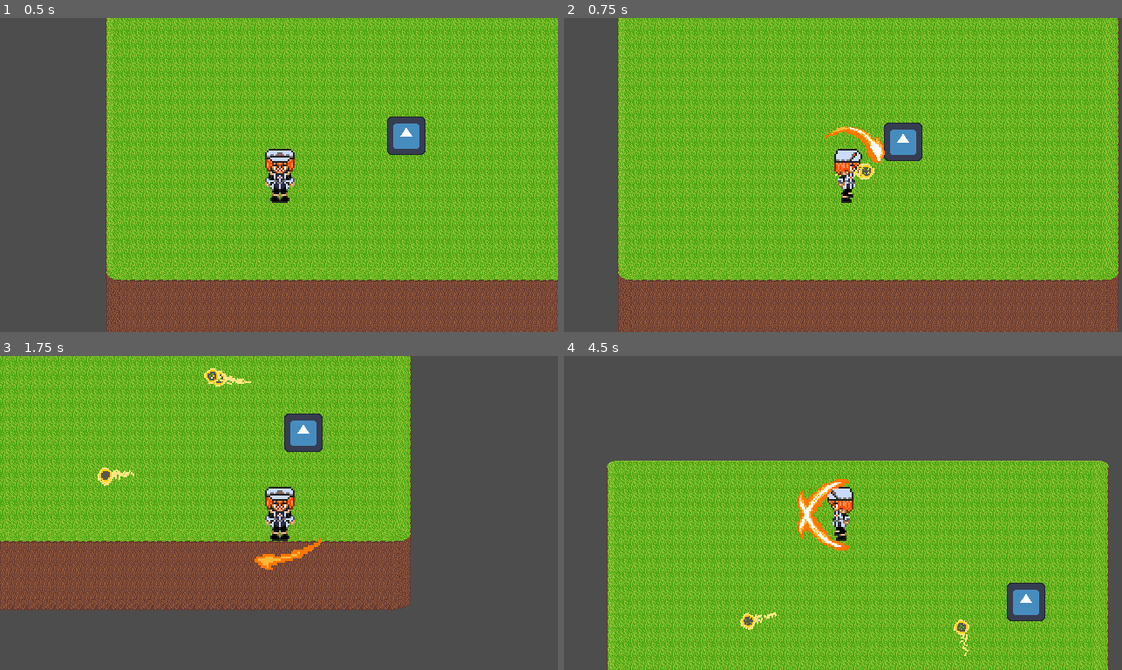
Above: before the commit, frames 1-4 (two rows, left to right).
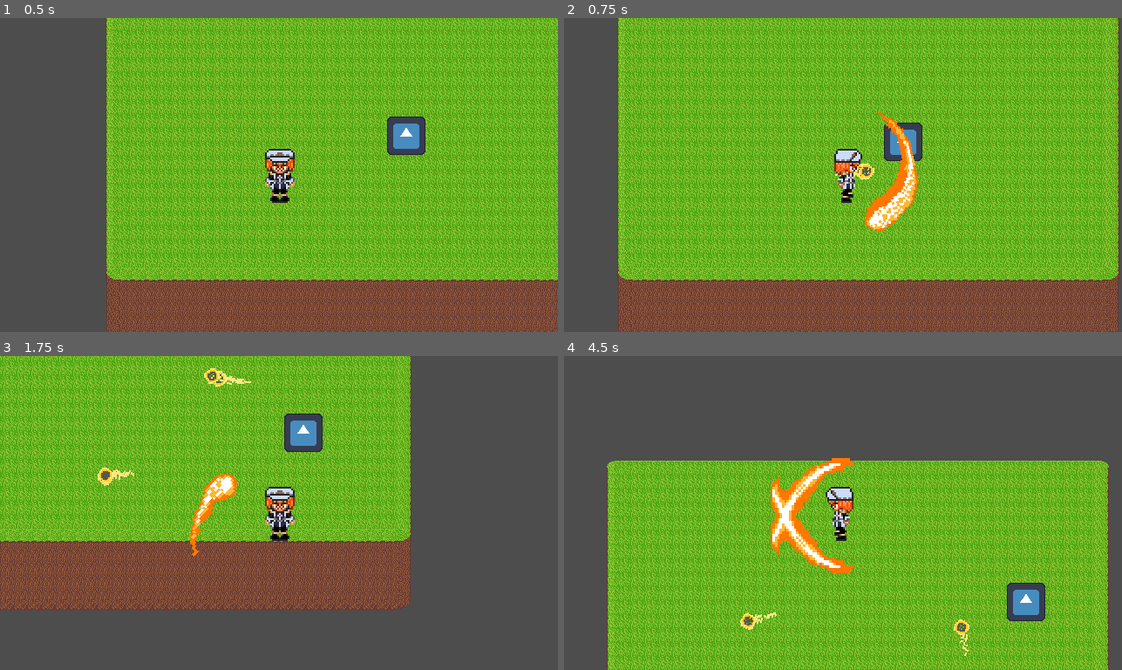
Above: after the commit, the same moments.

Repository: NiroJr/TheHerosFall
Game: Godot game, scene res://Scenes/main.tscn
Two runs of this game, one before a commit and one after it. Both use one fixed random seed, a clock stepped at 60 frames per second and the inputs below. The engine's default icon, where the game draws it, is replaced by a stand-in: a white triangle on a blue panel in a dark square.
Inputs (mouse positions are in pixels of both pictures, inside the frame that each line leads up to):
- Up to frame 1 (0.5 s): no input
- Up to frame 2 (0.75 s): move the mouse to (965, 159) at 0.52 s; hold D (Right) from 0.53 s (still down); tap X (sword_swing) at 0.6 s; click (965, 159) at 0.67 s
- Up to frame 3 (1.75 s): move the mouse to (167, 528) at 1.27 s; release D (Right) at 1.28 s; hold S (Down) from 1.28 s (still down); click (167, 528) at 1.35 s; tap X (sword_swing) at 1.55 s
- Up to frame 4 (4.5 s): move the mouse to (898, 443) at 2.02 s; release S (Down) at 2.03 s; hold D (Right) 2.03-2.78 s; tap X (sword_swing) at 2.1, 2.85, 3.8, 4.35 s; move the mouse to (815, 575) at 2.77 s; hold W (Up) 2.78-3.53 s; click (815, 575) at 2.92 s; move the mouse to (1010, 560) at 3.52 s; hold A (Left) from 3.53 s (still down); click (1010, 560) at 3.6 s; move the mouse to (675, 465) at 4.27 s

Frame 1 is identical in both runs. In frame 2, 1.8% of the frame differs, in the area x 46-64%, y 29-69%; in frame 3, 1.0%; in frame 4, 2.7%, in the area x 37-53%, y 32-70%.

Commit message:
Edited Attack animation

Diff:
--- a/Scenes/player.tscn
+++ b/Scenes/player.tscn
@@ -83,12 +83,33 @@
 }, {
 "duration": 1.0,
 "texture": ExtResource("10_wpjfl")
+}, {
+"duration": 1.0,
+"texture": ExtResource("11_bi64h")
+}, {
+"duration": 1.0,
+"texture": ExtResource("12_2ijsl")
+}, {
+"duration": 1.0,
+"texture": ExtResource("13_p1odr")
 }],
 "loop": 0,
 "name": &"Combo1",
-"speed": 10.0
-}, {
-"frames": [{
+"speed": 24.0
+}, {
+"frames": [{
+"duration": 1.0,
+"texture": ExtResource("7_fs7ks")
+}, {
+"duration": 1.0,
+"texture": ExtResource("8_l6n3p")
+}, {
+"duration": 1.0,
+"texture": ExtResource("9_olqyp")
+}, {
+"duration": 1.0,
+"texture": ExtResource("10_wpjfl")
+}, {
 "duration": 1.0,
 "texture": ExtResource("11_bi64h")
 }, {
@@ -100,7 +121,7 @@
 }],
 "loop": 0,
 "name": &"Combo2",
-"speed": 9.0
+"speed": 24.0
 }, {
 "frames": [{
 "duration": 1.0,
@@ -133,6 +154,7 @@
 motion_mode = 1
 script = ExtResource("1_onrkg")
 c1_a = 39.2
+c2_a = 120.0
 
 [node name="CollisionShape2D" type="CollisionShape2D" parent="." unique_id=396957255]
 shape = SubResource("RectangleShape2D_i5tie")
@@ -145,7 +167,7 @@
 [node name="SwordSwing" type="Node2D" parent="." unique_id=794402511]
 z_index = 10
 z_as_relative = false
-scale = Vector2(1.25, 1.25)
+scale = Vector2(2, 2)
 
 [node name="Combo1" type="Area2D" parent="SwordSwing" unique_id=1024733563]
 visible = false
@@ -161,24 +183,26 @@
 rotation = 0.68416905
 scale = Vector2(1.4921261, 1.344719)
 sprite_frames = SubResource("SpriteFrames_i5tie")
-animation = &"Combo3"
+animation = &"Combo2"
 offset = Vector2(3, -8)
 
 [node name="Combo2" type="Area2D" parent="SwordSwing" unique_id=162041491]
-visible = false
 collision_layer = 8
 collision_mask = 4
 
 [node name="CollisionShape2D" type="CollisionShape2D" parent="SwordSwing/Combo2" unique_id=1608376536]
-position = Vector2(-13, 0)
+visible = false
+position = Vector2(-12.999999, 0)
+scale = Vector2(0.99999994, 0.99999994)
 shape = SubResource("CircleShape2D_fkwtr")
 
 [node name="SwordAnimation" type="AnimatedSprite2D" parent="SwordSwing/Combo2" unique_id=1949784242]
-rotation = 3.1415927
+rotation = 4.199262
 scale = Vector2(1.4921261, 1.344719)
 sprite_frames = SubResource("SpriteFrames_i5tie")
 animation = &"Combo2"
-offset = Vector2(-3, 15)
+frame = 6
+frame_progress = 1.0
 flip_v = true
 
 [node name="Combo3" type="Area2D" parent="SwordSwing" unique_id=44817697]
--- a/Scripts/player.gd
+++ b/Scripts/player.gd
@@ -1,7 +1,7 @@
 extends CharacterBody2D
 
 @export var c1_a :float
-#@export var c2_a :float
+@export var c2_a :float
 #@export var c3_a :float
 @onready var main = get_tree().get_root().get_node("Main")
 @onready var projectile = load("res://Scenes/projectile.tscn")
@@ -82,8 +82,6 @@
 		$SwordSwing.visible = true
 		$Combo.start()
 		var side := 1 if(cos(facing_angle) >=0) else -1
-		if(roundi(sin(facing_angle)) != 0):
-			$SwordSwing.scale = Vector2(1.75,1.75)
 		match combo_step:
 			0:
 				$SwordSwing/Combo1.rotation = facing_angle+PI
@@ -100,6 +98,9 @@
 				if(side == 1):
 					$SwordSwing/Combo2/SwordAnimation.flip_v = false
 					$SwordSwing/Combo2/SwordAnimation.offset.y = -15
+					$SwordSwing/Combo2/SwordAnimation.rotation -= deg_to_rad(c2_a)
+				elif (side ==-1):
+					$SwordSwing/Combo2/SwordAnimation.rotation += deg_to_rad(c2_a-45)
 				$SwordSwing/Combo1.visible = false
 				$SwordSwing/Combo2.visible = true
 				$SwordSwing/Combo3.visible = false
@@ -107,6 +108,7 @@
 				await $SwordSwing/Combo2/SwordAnimation.animation_finished
 				$SwordSwing/Combo2/SwordAnimation.flip_v = true
 				$SwordSwing/Combo2/SwordAnimation.offset.y = 15
+				$SwordSwing/Combo2/SwordAnimation.rotation = deg_to_rad(240)
 			2:
 				$SwordSwing/Combo3.rotation = facing_angle+PI
 				$SwordSwing/Combo1.visible = false
@@ -116,7 +118,6 @@
 				await $SwordSwing/Combo3/SwordAnimation.animation_finished
 		combo_step = (combo_step+1)%3
 		$SwordSwing.visible = false
-		$SwordSwing.scale = Vector2(1.25, 1.25)
 		if(buffered_swing):
 			continue
 		else:
